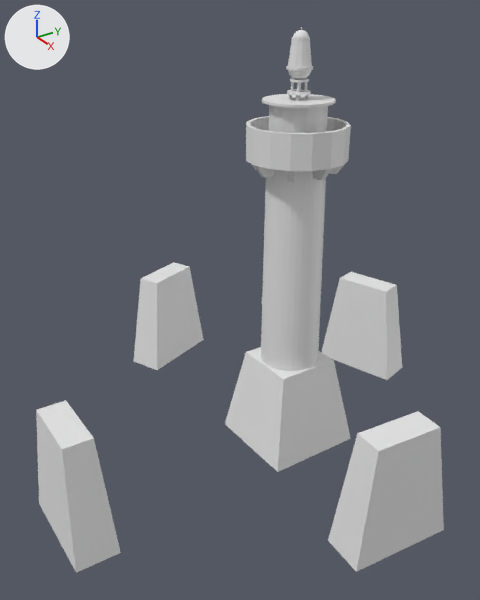
The Blender file assets/models/modelo_farol/farol_ponta_verde_oficial.blend: old version first, new version second.
Camera for both pictures: a 50 mm camera at (12.57, -10.1, 11.78) aimed at (-0.64, -1.22, 4.34). The axes (+X, +Y, +Z) are drawn at upper left. The lights are the same throughout. The first picture is the older version. Objects named as collision shapes, trigger or cutter boxes, shadow casters or lower levels of detail are left out.

Names of what the first picture shows: 'Base_Concreto', 'Base_concreto.001', 'Base_concreto.002', 'Base_concreto.003', 'Base_concreto.004', 'Cilindro', 'Cilindro.001', 'Cilindro.015', 'Corpo_Farol' and 11 more.
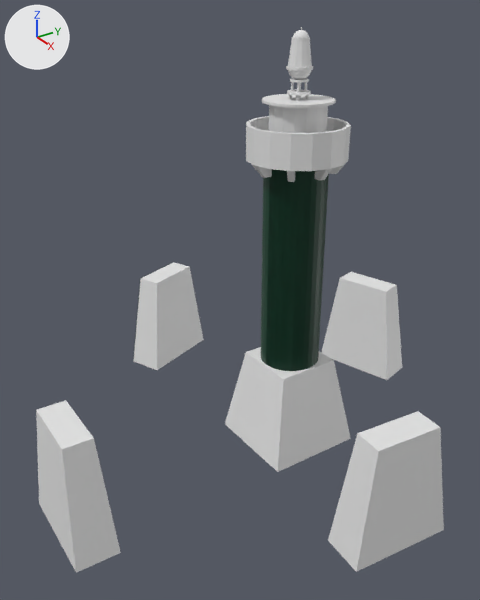
Where the change shows, as pixel boxes [x1, y1, x2, y2] in the pictures (480 x 600 px):
'Lodo_Ato2', shown (dark green)
    after: [261, 169, 328, 371]
'Lodo_Ato3', shown
    after: [266, 172, 329, 371]
'Corpo_Farol', unchanged, covered by the edit
    before: [261, 170, 326, 371]

The change, as a list of edits to the scene's bpy script:
```text
Add mat_corlodo:
    mat_corlodo = principled_material('CorLodo')
    mat_corlodo.base_color = (0.00182, 0.0513, 0.0242)  # dark green #06402b
Change me_lodo_ato2_mesh:
    where me_lodo_ato2_mesh.from_pydata(...)  # 64 vertices, 32 faces; spans x -0.8..0.8, y -0.8..0.8, z -2.76..2.76
    remove me_lodo_ato2_mesh.materials.append(mat_material)  # white #e7e7e7
    add me_lodo_ato2_mesh.materials.append(mat_corlodo)  # dark green #06402b
Change me_lodo_ato3_mesh:
    where me_lodo_ato3_mesh.from_pydata(...)  # 96 vertices, 40 faces; spans x -0.8..0.8, y -0.8..0.8, z -2.76..2.76
    remove me_lodo_ato3_mesh.materials.append(mat_material)  # white #e7e7e7
    add me_lodo_ato3_mesh.materials.append(mat_corlodo)  # dark green #06402b
Change ob_lodo_ato2:
    remove ob_lodo_ato2.hide_set(True)
Change ob_lodo_ato3:
    remove ob_lodo_ato3.hide_set(True)
```
